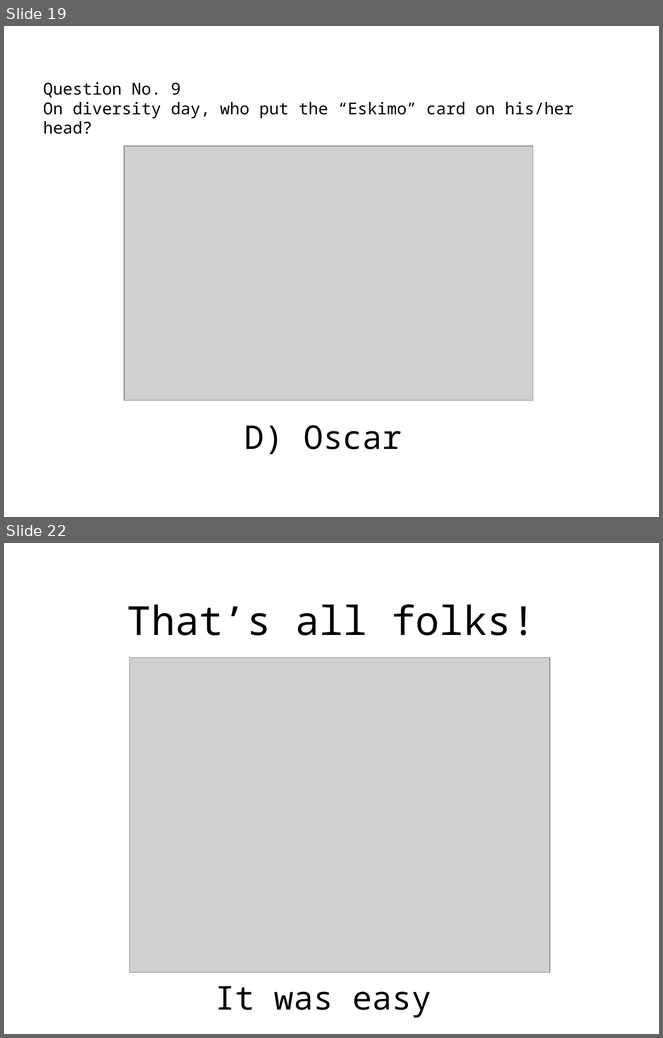
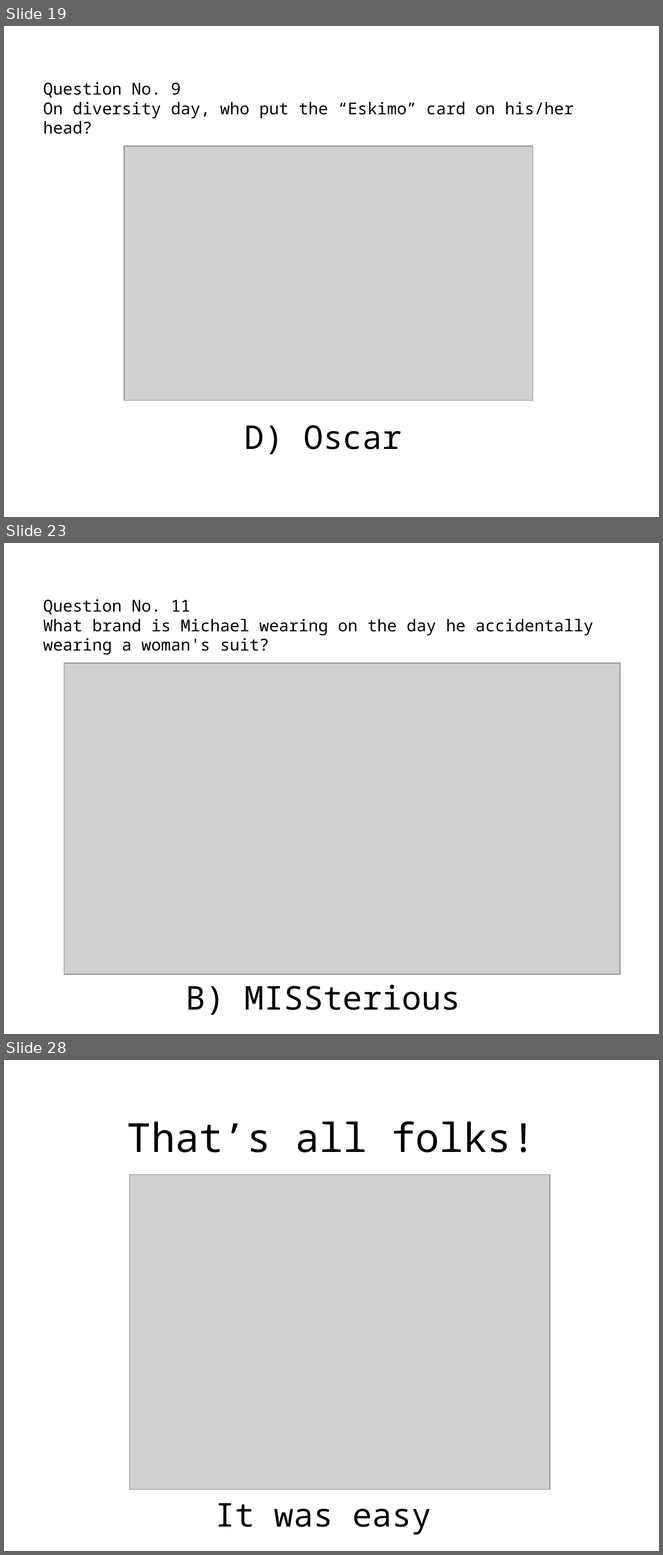
Before and after one commit to abartoha/quiz, a slide deck: The Office/The Office.pptx. Shown one above the other, each under a label of ours: slides 19 and 22 before the commit, slides 19, 23 and 28 after it; the slides between them are not shown. The pictures are 663x1038 and 663x1555 pixels, drawn with LibreOffice and Linux fonts; fonts in the diff are those of the drawing; grey boxes stand for pictures; background and template pictures are left out. Boxes give left, top, right and bottom in pixels: in the first picture for what was removed or moved away, otherwise in the second. Text is boxed around its words. In the diff, an @@ line names an element or a change of style, - is before the commit and + after.

```diff
--- a/The Office/The Office.pptx
+++ b/The Office/The Office.pptx
@@ slide 23 added at [4,543,659,1034], background picture (left out) @@
@@ text added at [43,599,594,655], 18 pt, text #000000 @@
+Question No. 11
+What brand is Michael wearing on the day he accidentally wearing a woman's suit?
@@ picture added at [64,663,621,974] @@
@@ text added at [186,985,461,1015], 36 pt, text #000000 @@
+B) MISSterious
@@ what was slide 22 is now slide 28 @@
```
Also in this commit, not shown: 2 slides changed, 5 other slides added, 3 other files.
